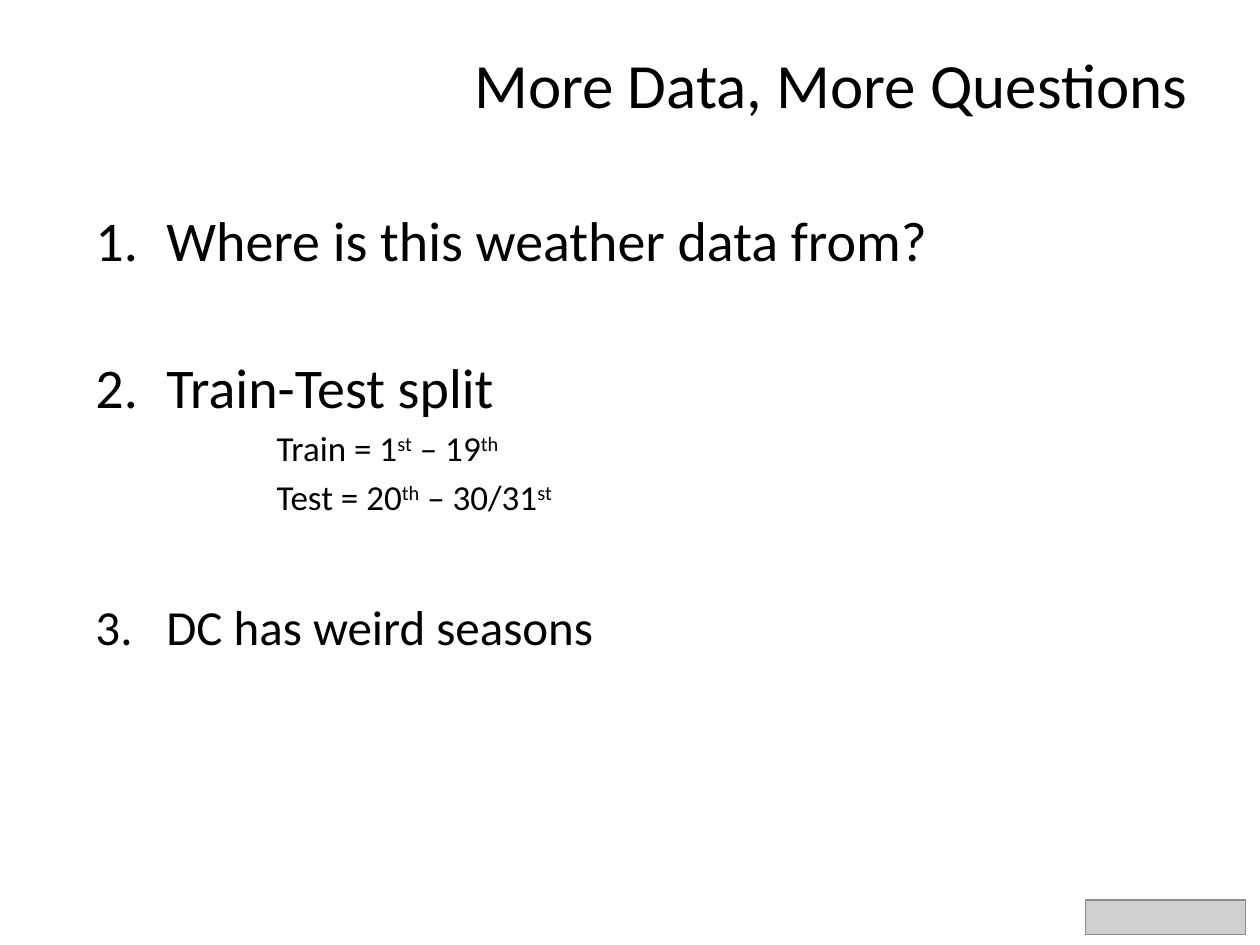
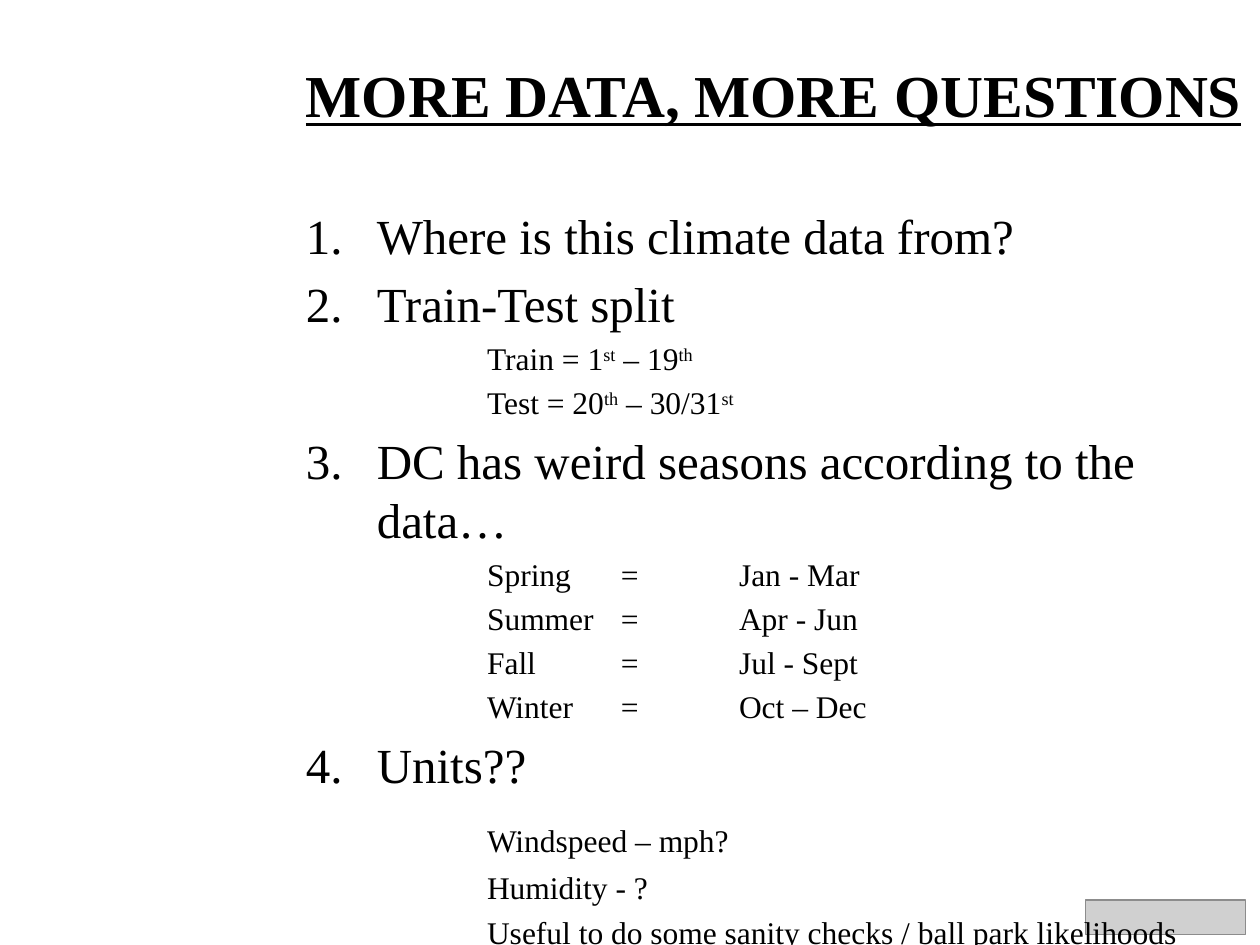
Before and after one commit to divyasriram22/TpT-BikeShareKaggle, a slide deck: slide 2 of DS_Kaggle_Bike_Share_Final_Presentation.pptx. Drawn at 1260x945 pixels with LibreOffice and Linux fonts; fonts in the diff are those of the drawing; grey boxes stand for pictures; background and template pictures are left out. Boxes give left, top, right and bottom in pixels: in the first picture for what was removed or moved away, otherwise in the second. Text is boxed around its words. In the diff, an @@ line names an element or a change of style, - is before the commit and + after.

```diff
--- a/DS_Kaggle_Bike_Share_Final_Presentation.pptx
+++ b/DS_Kaggle_Bike_Share_Final_Presentation.pptx
@@ title at (306,77,1241,127): text changed; size 36 to 34 pt; font Calibri to Times New Roman; bold on @@
-More Data, More Questions
+MORE DATA, MORE QUESTIONS
@@ text "Where is this climate data ...": place and size @@
-text "Where is this climate data ..." at (166,222,927,646)
+text "Where is this climate data ..." at (377,219,1177,945)
@@ text at (377,219,1014,255): text changed; size 32 to 28 pt; font Calibri to Times New Roman @@
-1. Where is this weather data from?
+1. Where is this climate data from?
@@ text at (377,288,722,415): size 32 to 28 pt in "Train-Test split"; font Calibri to Times New Roman in "Train-Test split", "Train = 1st – 19th", "Test = 20th – 30/31st"; size 20 to 18 pt in "Train = 1st – 19th", "Test = 20th – 30/31st" @@
@@ text at (377,445,1177,945): text changed; size 28 to 18 pt; font Calibri to Times New Roman @@
-3. DC has weird seasons
+3. DC has weird seasons according to the data…
+  Spring = Jan - Mar
+  Summer = Apr - Jun
+  Fall = Jul - Sept
+  Winter = Oct – Dec
+4. Units??
+  Windspeed – mph?
+  Humidity - ?
+  Useful to do some sanity checks / ball park likelihoods
```
Also in this commit, not shown: 1 other slide changed, 21 slides added, 3 slides removed, 24 other files.
